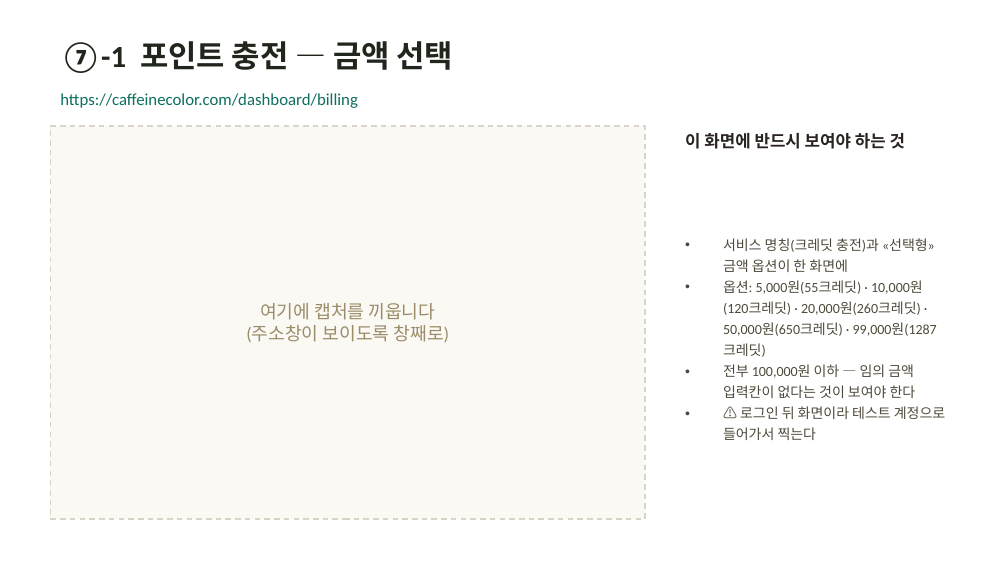
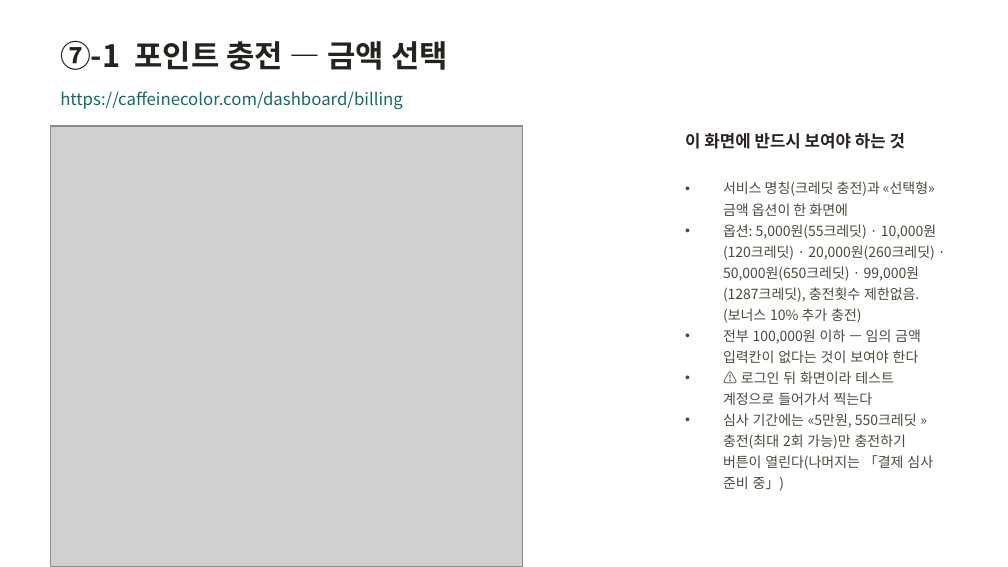
Before and after one commit to hyunplanb-cyber/ia-generation-platform, a slide deck: slide 7 of 가격정책/결제경로_카페인컬러.pptx. Drawn at 1008x567 pixels with LibreOffice and Linux fonts; fonts in the diff are those of the drawing; grey boxes stand for pictures. Boxes give left, top, right and bottom in pixels: in the first picture for what was removed or moved away, otherwise in the second. Text is boxed around its words. In the diff, an @@ line names an element or a change of style, - is before the commit and + after.

```diff
--- a/가격정책/결제경로_카페인컬러.pptx
+++ b/가격정책/결제경로_카페인컬러.pptx
@@ text "⑦-1 포인트 충전 — 금액 ..." at box(60, 40, 448, 70): font Calibri to Noto Sans CJK KR @@
@@ text "https://caffeinecolor.com/dashboard/billing" at box(60, 91, 403, 109): font Calibri to Noto Sans CJK KR @@
@@ rectangle removed at box(50, 126, 645, 519) @@
@@ picture added at box(50, 126, 522, 567) @@
@@ text at box(723, 181, 935, 405): font Calibri to Noto Sans CJK KR in "서비스 명칭(크레딧 충전)과 «선택형» 금액 옵션이 한 ...", "전부 100,000원 이하 — 임의 금액 입력칸이 ...", "⚠ 로그인 뒤 화면이라 테스트 계정으로 들어가서 ..." @@
@@ text at box(723, 224, 936, 323): text changed; font Calibri to Noto Sans CJK KR @@
-• 옵션: 5,000원(55크레딧) · 10,000원(120크레딧) · 20,000원(260크레딧) · 50,000원(650크레딧) · 99,000원(1287크레딧)
+• 옵션: 5,000원(55크레딧) · 10,000원(120크레딧) · 20,000원(260크레딧) · 50,000원(650크레딧) · 99,000원(1287크레딧), 충전횟수 제한없음. (보너스 10% 추가 충전)
@@ text removed at box(246, 303, 450, 342) @@
-여기에 캡처를 끼웁니다
-(주소창이 보이도록 창째로)
@@ text at box(723, 413, 933, 491): paragraph added @@
+• 심사 기간에는 «5만원, 550크레딧 » 충전(최대 2회 가능)만 충전하기 버튼이 열린다(나머지는 「결제 심사 준비 중」)
```
Also in this commit, not shown: 11 other slides changed, 3 slides added, 55 other files.
